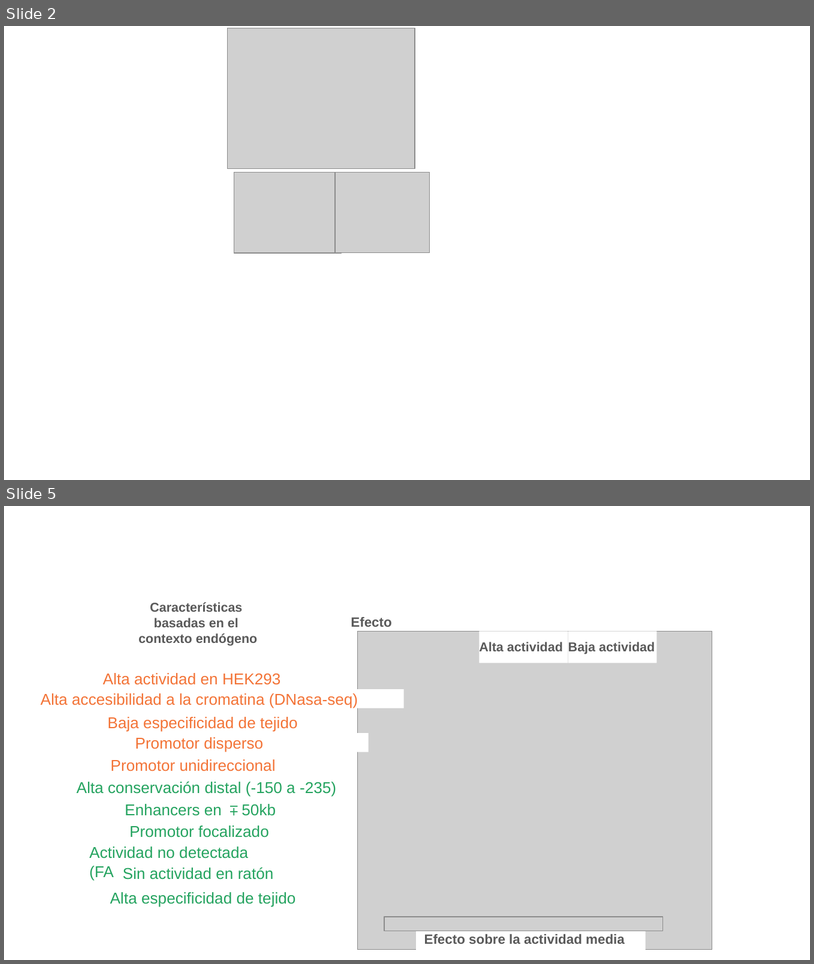
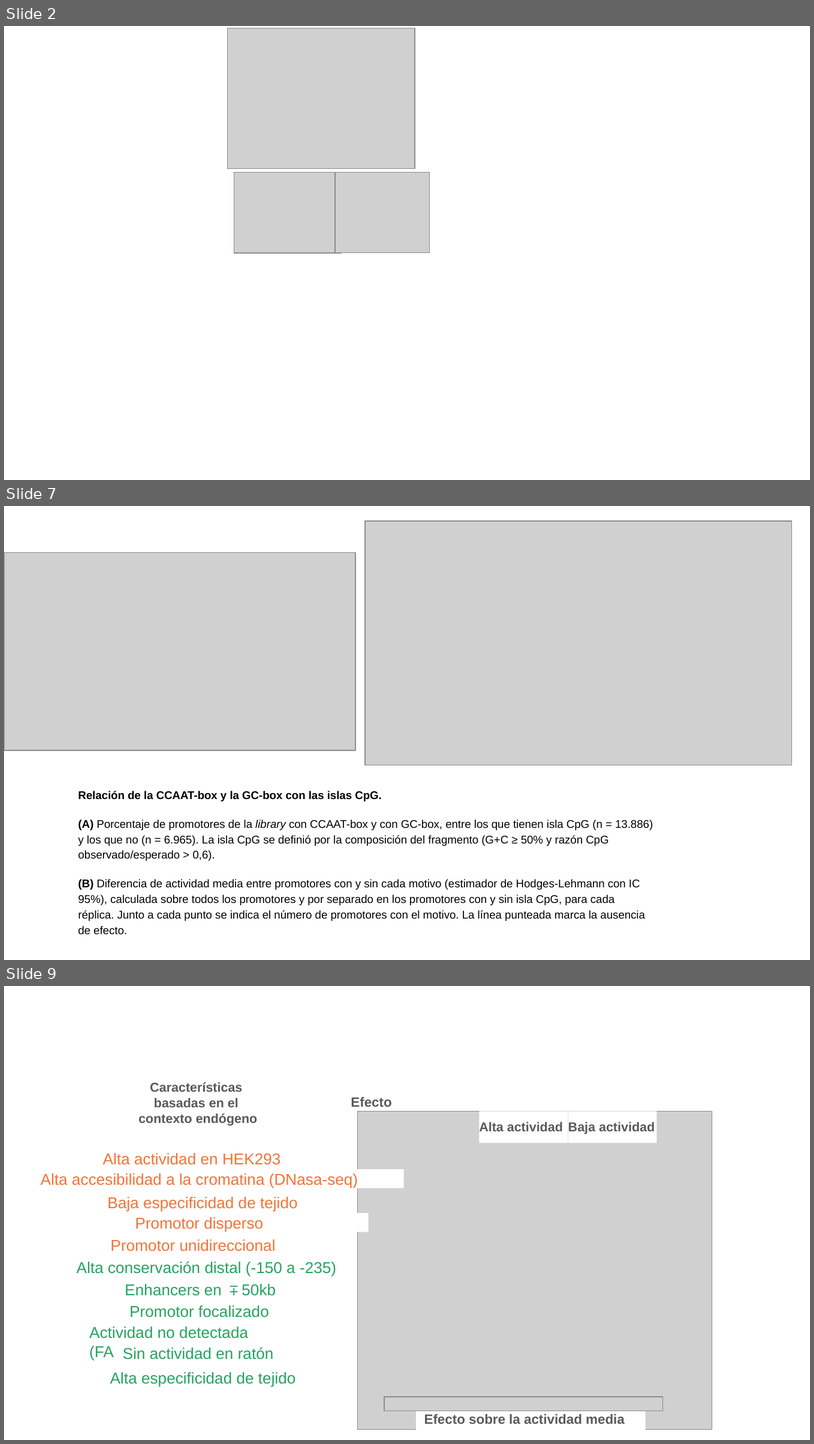
Before and after one commit to martin-iungman/TesisDoc, a slide deck: docs/Fig R2.pptx. Shown one above the other, each under a label of ours: slides 2 and 5 before the commit, slides 2, 7 and 9 after it; the slides between them are not shown. The pictures are 814x964 and 814x1444 pixels, drawn with LibreOffice and Linux fonts; fonts in the diff are those of the drawing; grey boxes stand for pictures. Boxes give left, top, right and bottom in pixels: in the first picture for what was removed or moved away, otherwise in the second. Text is boxed around its words. In the diff, an @@ line names an element or a change of style, - is before the commit and + after.

```diff
--- a/docs/Fig R2.pptx
+++ b/docs/Fig R2.pptx
@@ slide 7 added at (x1=4, y1=506, x2=810, y2=960), background #FFFFFF @@
@@ picture added at (x1=365, y1=522, x2=792, y2=765) @@
@@ picture added at (x1=4, y1=553, x2=356, y2=750) @@
@@ text added at (x1=78, y1=790, x2=653, y2=934), 10 pt, text #000000 @@
+Relación de la CCAAT-box y la GC-box con las islas CpG.
+(A) Porcentaje de promotores de la library con CCAAT-box y con GC-box, entre los que tienen isla CpG (n = 13.886) y los que no (n = 6.965). La isla CpG se definió por la composición del fragmento (G+C ≥ 50% y razón CpG observado/esperado > 0,6).
+(B) Diferencia de actividad media entre promotores con y sin cada motivo (estimador de Hodges-Lehmann con IC 95%), calculada sobre todos los promotores y por separado en los promotores con y sin isla CpG, para cada réplica. Junto a cada punto se indica el número de promotores con el motivo. La línea punteada marca la ausencia de efecto.
@@ what was slide 5 is now slide 9 @@
```
Also in this commit, not shown: 1 slide changed, 5 other slides added, 3 slides removed, 3 other files.
